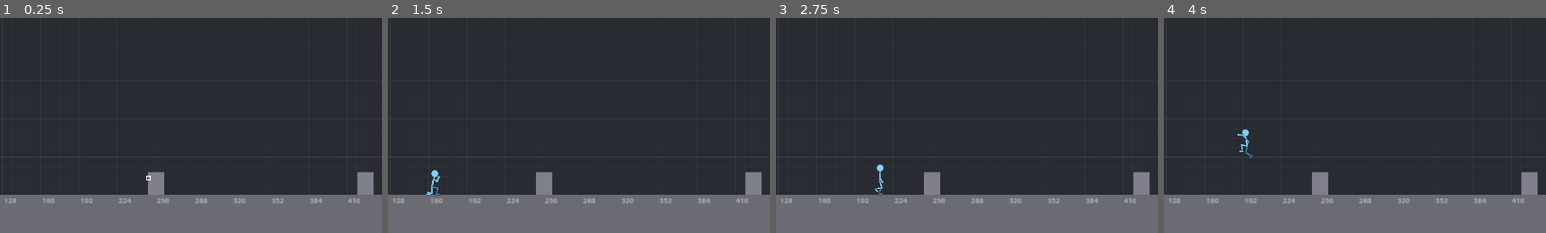
Above: before the commit, frames 1-4 (left to right).
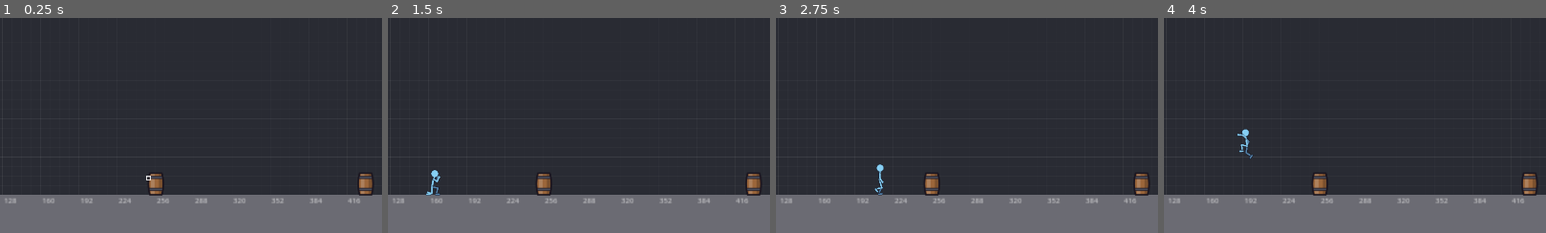
Above: after the commit, the same moments.

Repository: oplosy/fable
Game: Godot game, scene res://scenes/main.tscn
The game is run twice, just before and just after one commit, with the same random seed, the same clock (stepped at 60 frames per second) and the same inputs.
Inputs (mouse positions are % of the whole screen's width and height, from its top left):
- Up to frame 1 (0.25 s): no input
- Up to frame 2 (1.5 s): tap Enter at 0.5 s; move the mouse to (72, 45) at 0.52 s; hold D (p1_right) 0.53-1.28 s; tap J (p1_attack) at 0.6 s; click (72, 45) at 0.67 s; tap Space (p1_jump) at 0.77, 1.25 s; move the mouse to (30, 55) at 1.27 s; hold S (p1_down) from 1.28 s (still down); tap 1 (p1_slot_1) at 1.35 s
- Up to frame 3 (2.75 s): tap Space (p1_jump) at 1.52 s; move the mouse to (60, 28) at 2.02 s; release S (p1_down) at 2.03 s; hold D (p1_right) from 2.03 s (still down); tap 2 (p1_slot_2) at 2.1 s
- Up to frame 4 (4 s): move the mouse to (45, 70) at 2.77 s; release D (p1_right) at 2.78 s; hold W (p1_up) 2.78-3.53 s; tap 3 (p1_slot_3) at 2.85 s; click (45, 70) at 2.92 s; tap Space (p1_jump) at 3.02, 3.77 s; tap Enter at 3.5 s; move the mouse to (80, 65) at 3.52 s; hold A (p1_left) from 3.53 s (still down); tap 4 (p1_slot_4) at 3.6 s
The pictures show only the part of the screen within x 22-72%, y 50-100%; the shares and areas given below are measured in that part.

The runs differ from the first frame. In frame 1, 0.9% of the frame differs, in the area x 38-98%, y 71-83%; in frame 2, 0.9%; in frame 3, 0.9%; in frame 4, 0.9%.

Commit message:
Give barrels and ladders the cartoon art

Diff:
--- a/scenes/props/barrel.tscn
+++ b/scenes/props/barrel.tscn
@@ -1,13 +1,6 @@
 [gd_scene load_steps=3 format=3]
 
-
-[sub_resource type="Gradient" id="placeholder_color"]
-colors = PackedColorArray(0.5, 0.5, 0.55, 1, 0.5, 0.5, 0.55, 1)
-
-[sub_resource type="GradientTexture2D" id="1_texture"]
-gradient = SubResource("placeholder_color")
-width = 42
-height = 57
+[ext_resource type="Texture2D" path="res://assets/props/barrel.png" id="1_texture"]
 
 [sub_resource type="RectangleShape2D" id="shape"]
 size = Vector2(12, 18)
@@ -19,7 +12,7 @@
 shape = SubResource("shape")
 
 [node name="Sprite2D" type="Sprite2D" parent="."]
-position = Vector2(-7, -19)
+position = Vector2(-8, -19)
 scale = Vector2(0.333333, 0.333333)
-texture = SubResource("1_texture")
+texture = ExtResource("1_texture")
 centered = false
--- a/scenes/props/explosive_barrel.tscn
+++ b/scenes/props/explosive_barrel.tscn
@@ -1,14 +1,7 @@
 [gd_scene load_steps=4 format=3]
 
 [ext_resource type="Script" path="res://scenes/props/explosive_barrel.gd" id="1_script"]
-
-[sub_resource type="Gradient" id="placeholder_color"]
-colors = PackedColorArray(0.75, 0.22, 0.2, 1, 0.75, 0.22, 0.2, 1)
-
-[sub_resource type="GradientTexture2D" id="2_texture"]
-gradient = SubResource("placeholder_color")
-width = 42
-height = 57
+[ext_resource type="Texture2D" path="res://assets/props/explosive_barrel.png" id="2_texture"]
 
 [sub_resource type="RectangleShape2D" id="shape"]
 size = Vector2(12, 18)
@@ -22,7 +15,7 @@
 shape = SubResource("shape")
 
 [node name="Sprite2D" type="Sprite2D" parent="."]
-position = Vector2(-7, -19)
+position = Vector2(-8, -19)
 scale = Vector2(0.333333, 0.333333)
-texture = SubResource("2_texture")
+texture = ExtResource("2_texture")
 centered = false
--- a/scenes/props/ladder.tscn
+++ b/scenes/props/ladder.tscn
@@ -1,15 +1,8 @@
 [gd_scene load_steps=3 format=3]
 
 [ext_resource type="Script" path="res://scenes/props/ladder.gd" id="1_ladder"]
-
-[sub_resource type="Gradient" id="placeholder_color"]
-colors = PackedColorArray(0.55, 0.5, 0.42, 0.7, 0.55, 0.5, 0.42, 0.7)
-
-[sub_resource type="GradientTexture2D" id="2_texture"]
-gradient = SubResource("placeholder_color")
-width = 36
-height = 48
+[ext_resource type="Texture2D" path="res://assets/props/ladder.png" id="2_texture"]
 
 [node name="Ladder" type="Node2D"]
 script = ExtResource("1_ladder")
-texture = SubResource("2_texture")
+texture = ExtResource("2_texture")
